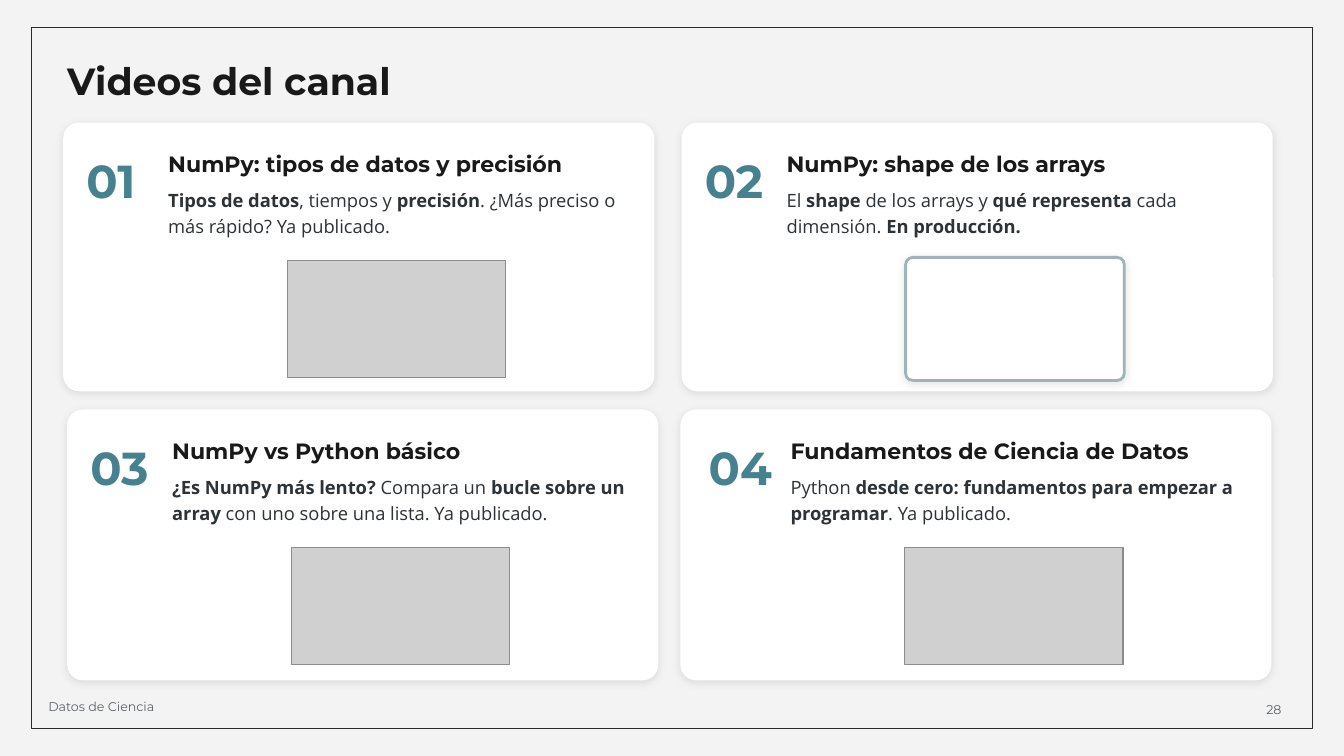
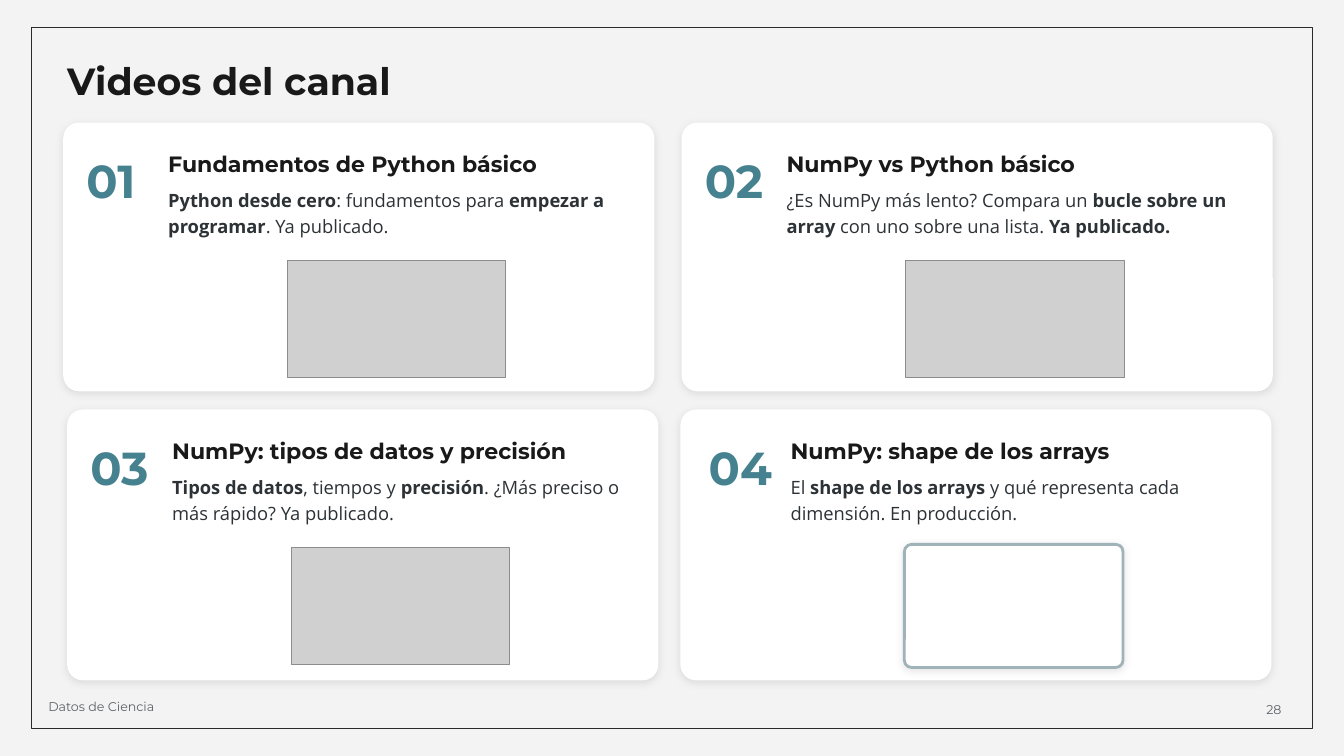
Before and after one commit to Group-of-Solar-Astrophysics/Escuela-Astrofisica-Solar-2026, a slide deck: slide 28 of 01_Material_por_expositor/Juan_Esteban_Agudelo_Ortiz/01_Presentacion/Copiloto_de_Fisica_Solar_Escuela_2026.odp. Drawn at 1344x756 pixels with LibreOffice and Linux fonts; fonts in the diff are those of the drawing; grey boxes stand for pictures. Boxes give left, top, right and bottom in pixels: in the first picture for what was removed or moved away, otherwise in the second. Text is boxed around its words. In the diff, an @@ line names an element or a change of style, - is before the commit and + after.

```diff
--- a/01_Material_por_expositor/Juan_Esteban_Agudelo_Ortiz/01_Presentacion/Copiloto_de_Fisica_Solar_Escuela_2026.odp
+++ b/01_Material_por_expositor/Juan_Esteban_Agudelo_Ortiz/01_Presentacion/Copiloto_de_Fisica_Solar_Escuela_2026.odp
@@ text at bbox=[168, 154, 537, 177]: text changed @@
-NumPy: tipos de datos y precisión
+Fundamentos de Python básico
@@ text at bbox=[787, 154, 1075, 177]: text changed @@
-NumPy: shape de los arrays
+NumPy vs Python básico
@@ text at bbox=[168, 193, 604, 238]: text changed; bold on @@
-Tipos de datos, tiempos y precisión. ¿Más preciso o más rápido? Ya publicado.
+Python desde cero: fundamentos para empezar a programar. Ya publicado.
@@ text at bbox=[787, 193, 1226, 238]: text changed; bold off @@
-El shape de los arrays y qué representa cada dimensión. En producción.
+¿Es NumPy más lento? Compara un bucle sobre un array con uno sobre una lista. Ya publicado.
@@ picture: place and size @@
-picture at bbox=[904, 547, 1123, 664]
+picture at bbox=[906, 261, 1125, 378]
@@ text at bbox=[172, 441, 566, 464]: text changed @@
-NumPy vs Python básico
+NumPy: tipos de datos y precisión
@@ text at bbox=[791, 442, 1109, 464]: text changed @@
-Fundamentos de Ciencia de Datos
+NumPy: shape de los arrays
@@ text at bbox=[172, 480, 619, 525]: text changed @@
-¿Es NumPy más lento? Compara un bucle sobre un array con uno sobre una lista. Ya publicado.
+Tipos de datos, tiempos y precisión. ¿Más preciso o más rápido? Ya publicado.
@@ text at bbox=[791, 480, 1179, 525]: text changed; bold off @@
-Python desde cero: fundamentos para empezar a programar. Ya publicado.
+El shape de los arrays y qué representa cada dimensión. En producción.
@@ rounded rectangle: place and size @@
-rounded rectangle at bbox=[906, 257, 1125, 380]
+rounded rectangle at bbox=[904, 544, 1123, 667]
```
Also in this commit, not shown: 1 other file.
